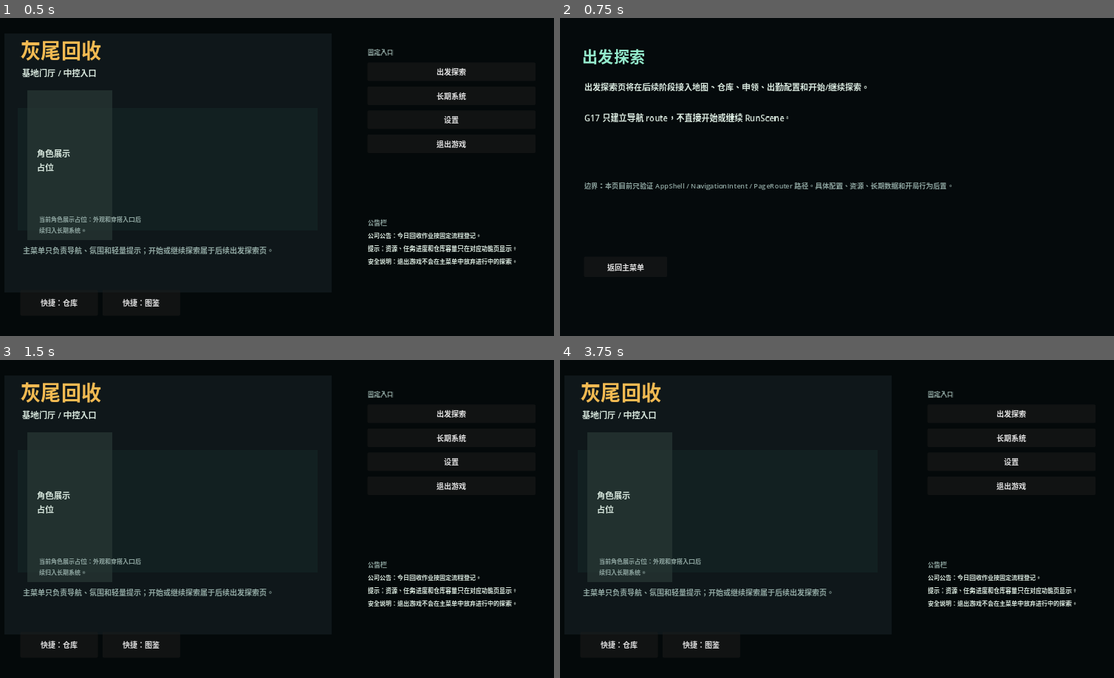
Above: before the commit, frames 1-4 (two rows, left to right).
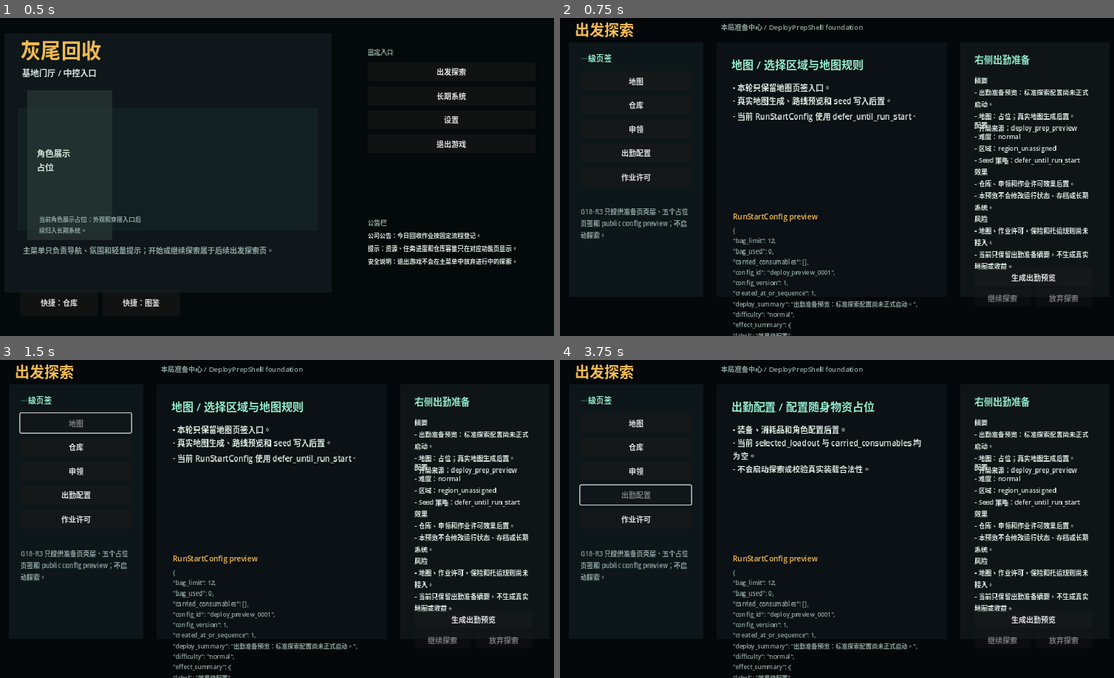
Above: after the commit, the same moments.

Repository: yanoutrageous/Game1
Game: Godot game, scene res://scenes/main/main.tscn
The game is run twice, just before and just after one commit, with the same random seed, the same clock (stepped at 60 frames per second) and the same inputs.
Inputs (mouse positions are in pixels of both pictures, inside the frame that each line leads up to):
- Up to frame 1 (0.5 s): no input
- Up to frame 2 (0.75 s): click "出发探索" at 0.5 s
- Up to frame 3 (1.5 s): click "返回主菜单" (after the commit: "地图") at 1.25 s
- Up to frame 4 (3.75 s): click (637, 445) at 2 s, where only the run after the commit has a clickable "仓库"; click (637, 471) at 2.75 s, where only the run after the commit has a clickable "申领"; click (637, 493) at 3.5 s, where only the run after the commit has a clickable "出勤配置"

Frame 1 is identical in both runs. In frame 2, 9.8% of the frame differs, in the area x 2-96%, y 1-100%; in frame 3, 16%; in frame 4, 16%.

Commit message:
feat(godot): add deploy prep shell foundation

Diff:
--- a/Godot/GraytailGodot/scripts/ui/app_shell/app_shell.gd
+++ b/Godot/GraytailGodot/scripts/ui/app_shell/app_shell.gd
@@ -4,6 +4,7 @@
 const NavigationIntentScript := preload("res://scripts/ui/app_shell/navigation_intent.gd")
 const PageRouterScript := preload("res://scripts/ui/app_shell/page_router.gd")
 const MainMenuShellScript := preload("res://scripts/ui/main_menu/main_menu_shell.gd")
+const DeployPrepShellScript := preload("res://scripts/ui/deploy_prep/deploy_prep_shell.gd")
 
 signal host_route_requested(intent: Dictionary)
 
@@ -20,11 +21,7 @@
 	_clear_children()
 	set_anchors_preset(Control.PRESET_FULL_RECT)
 	_build_main_menu()
-	deploy_page = _build_placeholder_page(
-		"DeployPlaceholderPage",
-		"出发探索",
-		"出发探索页将在后续阶段接入地图、仓库、申领、出勤配置和开始/继续探索。\n\nG17 只建立导航 route，不直接开始或继续 RunScene。"
-	)
+	_build_deploy_prep()
 	long_term_page = _build_placeholder_page(
 		"LongTermPlaceholderPage",
 		"长期系统",
@@ -41,6 +38,8 @@
 
 func apply_snapshot(snapshot: Dictionary) -> void:
 	current_snapshot = snapshot.duplicate(true)
+	if deploy_page != null and deploy_page.has_method("apply_snapshot"):
+		deploy_page.call("apply_snapshot", current_snapshot)
 	_refresh_exit_confirm_text()
 
 
@@ -51,6 +50,8 @@
 
 func show_deploy(_tab_id: StringName = &"overview") -> void:
 	_set_page_visible(deploy_page)
+	if deploy_page != null and deploy_page.has_method("show_tab"):
+		deploy_page.call("show_tab", _tab_id)
 	_hide_exit_confirm()
 
 
@@ -88,6 +89,15 @@
 	add_child(main_menu_shell)
 	main_menu_shell.call("build")
 	main_menu_shell.connect("navigation_intent_requested", _on_navigation_intent_requested)
+
+
+func _build_deploy_prep() -> void:
+	deploy_page = DeployPrepShellScript.new() as Control
+	deploy_page.name = "DeployPrepShell"
+	add_child(deploy_page)
+	deploy_page.call("build")
+	if deploy_page.has_signal("deploy_start_intent_requested"):
+		deploy_page.connect("deploy_start_intent_requested", _on_deploy_start_intent_requested)
 
 
 func _build_placeholder_page(page_name: String, title: String, body: String) -> Control:
@@ -157,6 +167,11 @@
 			show_main()
 
 
+func _on_deploy_start_intent_requested(_intent: Dictionary) -> void:
+	# G18-R3 keeps deploy start as a preview-only public intent.
+	pass
+
+
 func _set_page_visible(active_page: Control) -> void:
 	for page: Control in [main_menu_shell, deploy_page, long_term_page, settings_page]:
 		if page != null:
--- a/Godot/GraytailGodot/scripts/ui/app_shell/navigation_intent.gd
+++ b/Godot/GraytailGodot/scripts/ui/app_shell/navigation_intent.gd
@@ -34,6 +34,18 @@
 	}
 
 
+static func make_deploy(source: StringName = &"unknown", payload: Dictionary = {}) -> Dictionary:
+	var deploy_payload := {
+		"tab": StringName(payload.get("tab", &"map")),
+		"source_page": StringName(payload.get("source_page", source)),
+		"preview_only": bool(payload.get("preview_only", true)),
+	}
+	for key in payload.keys():
+		if not deploy_payload.has(key):
+			deploy_payload[key] = payload[key]
+	return make(TARGET_DEPLOY, source, deploy_payload)
+
+
 static func target(intent: Dictionary) -> StringName:
 	return StringName(intent.get("target", TARGET_MAIN_MENU))
 
--- a/Godot/GraytailGodot/scripts/ui/app_shell/page_router.gd
+++ b/Godot/GraytailGodot/scripts/ui/app_shell/page_router.gd
@@ -4,7 +4,8 @@
 const NavigationIntentScript := preload("res://scripts/ui/app_shell/navigation_intent.gd")
 
 const PAGE_MAIN_MENU := &"main_menu"
-const PAGE_DEPLOY_PLACEHOLDER := &"deploy_placeholder"
+const PAGE_DEPLOY_PREP := &"deploy_prep"
+const PAGE_DEPLOY_PLACEHOLDER := PAGE_DEPLOY_PREP
 const PAGE_LONG_TERM_PLACEHOLDER := &"long_term_placeholder"
 const PAGE_SETTINGS_PLACEHOLDER := &"settings_placeholder"
 const PAGE_EXIT_CONFIRM := &"exit_confirm"
@@ -15,7 +16,7 @@
 	var target: StringName = NavigationIntentScript.target(intent)
 	match target:
 		NavigationIntentScript.TARGET_DEPLOY:
-			return _route(PAGE_DEPLOY_PLACEHOLDER, intent)
+			return _route(PAGE_DEPLOY_PREP, intent)
 		NavigationIntentScript.TARGET_LONG_TERM:
 			return _route(PAGE_LONG_TERM_PLACEHOLDER, intent)
 		NavigationIntentScript.TARGET_SETTINGS:
--- /dev/null
+++ b/Godot/GraytailGodot/scripts/ui/deploy_prep/deploy_config.gd
@@ -0,0 +1,160 @@
+extends RefCounted
+class_name DeployConfig
+
+const CONFIG_VERSION := 1
+const START_MODE_STANDARD_PREVIEW := &"standard_preview"
+const MAP_MODE_PLACEHOLDER := &"map_placeholder"
+const DIFFICULTY_NORMAL := &"normal"
+const REGION_PLACEHOLDER := &"region_unassigned"
+const SEED_POLICY_DEFER := &"defer_until_run_start"
+const RUN_ORIGIN_PREVIEW := &"deploy_prep_preview"
+
+
+static func default_config(sequence: int = 1) -> Dictionary:
+	var config := {
+		"config_id": "deploy_preview_%04d" % max(sequence, 1),
+		"config_version": CONFIG_VERSION,
+		"start_mode": START_MODE_STANDARD_PREVIEW,
+		"map_mode": MAP_MODE_PLACEHOLDER,
+		"difficulty": DIFFICULTY_NORMAL,
+		"region_id": REGION_PLACEHOLDER,
+		"seed_policy": SEED_POLICY_DEFER,
+		"selected_loadout": [],
+		"carried_consumables": [],
+		"enabled_claims": [],
+		"enabled_services": [],
+		"enabled_work_permits": [],
+		"enabled_intel_flags": [],
+		"bag_used": 0,
+		"bag_limit": 12,
+		"risk_summary": {
+			"level": &"pending",
+			"label": "风险待评估",
+			"lines": [
+				"地图、作业许可、保险和托运规则尚未接入。",
+				"当前只保留出勤准备摘要，不生成真实地图或收益。",
+			],
+		},
+		"effect_summary": {
+			"label": "效果待配置",
+			"lines": [
+				"仓库、申领和作业许可效果后置。",
+				"本预览不会修改运行状态、存档或长期系统。",
+			],
+		},
+		"source_page": &"deploy_prep",
+		"created_at_or_sequence": max(sequence, 1),
+		"run_origin": RUN_ORIGIN_PREVIEW,
+		"deploy_summary": "出勤准备预览：标准探索配置尚未正式启动。",
+		"selected_map_summary": "地图：占位；真实地图生成后置。",
+		"selected_difficulty": DIFFICULTY_NORMAL,
+		"selected_permits": [],
+		"selected_services": [],
+		"initial_bag_summary": {
+			"used": 0,
+			"limit": 12,
+			"label": "背包占用 0 / 12；真实仓库装载后置。",
+		},
+		"initial_risk_summary": {},
+		"initial_effect_summary": {},
+		"profile_snapshot_ref": &"placeholder_profile_snapshot",
+		"unlock_snapshot_ref": &"placeholder_unlock_snapshot",
+	}
+	config["initial_risk_summary"] = (config["risk_summary"] as Dictionary).duplicate(true)
+	config["initial_effect_summary"] = (config["effect_summary"] as Dictionary).duplicate(true)
+	config["history_metadata"] = history_metadata_for(config)
+	return config
+
+
+static func build_run_start_config(config: Dictionary) -> Dictionary:
+	var source := config.duplicate(true)
+	return {
+		"config_id": String(source.get("config_id", "")),
+		"config_version": int(source.get("config_version", CONFIG_VERSION)),
+		"start_mode": StringName(source.get("start_mode", START_MODE_STANDARD_PREVIEW)),
+		"map_mode": StringName(source.get("map_mode", MAP_MODE_PLACEHOLDER)),
+		"difficulty": StringName(source.get("difficulty", DIFFICULTY_NORMAL)),
+		"region_id": StringName(source.get("region_id", REGION_PLACEHOLDER)),
+		"seed_policy": StringName(source.get("seed_policy", SEED_POLICY_DEFER)),
+		"selected_loadout": _array_copy(source.get("selected_loadout", [])),
+		"carried_consumables": _array_copy(source.get("carried_consumables", [])),
+		"enabled_claims": _array_copy(source.get("enabled_claims", [])),
+		"enabled_services": _array_copy(source.get("enabled_services", [])),
+		"enabled_work_permits": _array_copy(source.get("enabled_work_permits", [])),
+		"enabled_intel_flags": _array_copy(source.get("enabled_intel_flags", [])),
+		"bag_used": int(source.get("bag_used", 0)),
+		"bag_limit": int(source.get("bag_limit", 12)),
+		"risk_summary": _dictionary_copy(source.get("risk_summary", {})),
+		"effect_summary": _dictionary_copy(source.get("effect_summary", {})),
+		"source_page": StringName(source.get("source_page", &"deploy_prep")),
+		"created_at_or_sequence": source.get("created_at_or_sequence", 1),
+		"run_origin": StringName(source.get("run_origin", RUN_ORIGIN_PREVIEW)),
+		"deploy_summary": String(source.get("deploy_summary", "")),
+		"selected_map_summary": String(source.get("selected_map_summary", "")),
+		"selected_difficulty": StringName(source.get("selected_difficulty", source.get("difficulty", DIFFICULTY_NORMAL))),
+		"selected_permits": _array_copy(source.get("selected_permits", [])),
+		"selected_services": _array_copy(source.get("selected_services", [])),
+		"initial_bag_summary": _dictionary_copy(source.get("initial_bag_summary", {})),
+		"initial_risk_summary": _dictionary_copy(source.get("initial_risk_summary", source.get("risk_summary", {}))),
+		"initial_effect_summary": _dictionary_copy(source.get("initial_effect_summary", source.get("effect_summary", {}))),
+		"history_metadata": history_metadata_for(source),
+		"profile_snapshot_ref": source.get("profile_snapshot_ref", &"placeholder_profile_snapshot"),
+		"unlock_snapshot_ref": source.get("unlock_snapshot_ref", &"placeholder_unlock_snapshot"),
+	}
+
+
+static func build_preview_lines(config: Dictionary) -> Dictionary:
+	var run_start := build_run_start_config(config)
+	return {
+		"summary": [
+			String(run_start.get("deploy_summary", "")),
+			String(run_start.get("selected_map_summary", "")),
+			"开局来源：%s" % String(run_start.get("run_origin", RUN_ORIGIN_PREVIEW)),
+		],
+		"config": [
+			"难度：%s" % String(run_start.get("selected_difficulty", DIFFICULTY_NORMAL)),
+			"区域：%s" % String(run_start.get("region_id", REGION_PLACEHOLDER)),
+			"Seed 策略：%s" % String(run_start.get("seed_policy", SEED_POLICY_DEFER)),
+		],
+		"effect": _summary_lines(run_start.get("effect_summary", {})),
+		"risk": _summary_lines(run_start.get("risk_summary", {})),
+	}
+
+
+static func history_metadata_for(config: Dictionary) -> Dictionary:
+	return {
+		"config_id": String(config.get("config_id", "")),
+		"config_version": int(config.get("config_version", CONFIG_VERSION)),
+		"start_mode": StringName(config.get("start_mode", START_MODE_STANDARD_PREVIEW)),
+		"map_mode": StringName(config.get("map_mode", MAP_MODE_PLACEHOLDER)),
+		"difficulty": StringName(config.get("difficulty", DIFFICULTY_NORMAL)),
+		"region_id": StringName(config.get("region_id", REGION_PLACEHOLDER)),
+		"seed_policy": StringName(config.get("seed_policy", SEED_POLICY_DEFER)),
+		"selected_difficulty": StringName(config.get("selected_difficulty", config.get("difficulty", DIFFICULTY_NORMAL))),
+		"selected_permits": _array_copy(config.get("selected_permits", [])),
+		"selected_services": _array_copy(config.get("selected_services", [])),
+		"initial_bag_summary": _dictionary_copy(config.get("initial_bag_summary", {})),
+		"initial_risk_summary": _dictionary_copy(config.get("initial_risk_summary", config.get("risk_summary", {}))),
+		"initial_effect_summary": _dictionary_copy(config.get("initial_effect_summary", config.get("effect_summary", {}))),
+		"run_origin": StringName(config.get("run_origin", RUN_ORIGIN_PREVIEW)),
+	}
+
+
+static func _summary_lines(summary: Variant) -> Array:
+	if summary is Dictionary:
+		var raw_lines: Variant = (summary as Dictionary).get("lines", [])
+		if raw_lines is Array:
+			return (raw_lines as Array).duplicate(true)
+	return []
+
+
+static func _array_copy(value: Variant) -> Array:
+	if value is Array:
+		return (value as Array).duplicate(true)
+	return []
+
+
+static func _dictionary_copy(value: Variant) -> Dictionary:
+	if value is Dictionary:
+		return (value as Dictionary).duplicate(true)
+	return {}
--- /dev/null
+++ b/Godot/GraytailGodot/scripts/ui/deploy_prep/deploy_prep_model.gd
@@ -0,0 +1,45 @@
+extends RefCounted
+class_name DeployPrepModel
+
+const DeployConfigScript := preload("res://scripts/ui/deploy_prep/deploy_config.gd")
+const DeployTabModelScript := preload("res://scripts/ui/deploy_prep/deploy_tab_model.gd")
+
+
+static func build(snapshot: Dictionary = {}) -> Dictionary:
+	var config := DeployConfigScript.default_config()
+	var run_active := bool(snapshot.get("run_active", false))
+	var preview := DeployConfigScript.build_preview_lines(config)
+	return {
+		"title": "出发探索",
+		"subtitle": "本局准备中心 / DeployPrepShell foundation",
+		"boundary": "G18-R3 只提供准备页壳层、五个占位页签和 public config preview；不启动探索。",
+		"tabs": DeployTabModelScript.build_tabs(),
+		"active_tab": DeployTabModelScript.DEFAULT_TAB,
+		"config": config,
+		"run_start_config": DeployConfigScript.build_run_start_config(config),
+		"preview_lines": preview,
+		"actions": {
+			"start": {
+				"label": "生成出勤预览",
+				"tooltip": "只生成 DeployConfig / RunStartConfig preview，不启动探索。",
+				"disabled": false,
+			},
+			"continue": {
+				"label": "继续探索",
+				"tooltip": "继续探索后置，当前仅预留入口。",
+				"disabled": true,
+				"has_active_run": run_active,
+			},
+			"abandon": {
+				"label": "放弃探索",
+				"tooltip": "放弃探索结算后置，当前不执行。",
+				"disabled": true,
+			},
+		},
+	}
+
+
+static func model_with_tab(model: Dictionary, tab_id: StringName) -> Dictionary:
+	var next_model := model.duplicate(true)
+	next_model["active_tab"] = tab_id
+	return next_model
--- /dev/null
+++ b/Godot/GraytailGodot/scripts/ui/deploy_prep/deploy_prep_shell.gd
@@ -0,0 +1,243 @@
+extends Control
+class_name DeployPrepShell
+
+const NavigationIntentScript := preload("res://scripts/ui/app_shell/navigation_intent.gd")
+const DeployConfigScript := preload("res://scripts/ui/deploy_prep/deploy_config.gd")
+const DeployPrepModelScript := preload("res://scripts/ui/deploy_prep/deploy_prep_model.gd")
+const DeployTabModelScript := preload("res://scripts/ui/deploy_prep/deploy_tab_model.gd")
+
+signal deploy_start_intent_requested(intent: Dictionary)
+
+var current_model: Dictionary = {}
+var current_snapshot: Dictionary = {}
+var tab_buttons: Dictionary = {}
+var tab_title_label: Label
+var tab_body_label: Label
+var summary_label: Label
+var config_label: Label
+var effect_label: Label
+var risk_label: Label
+var preview_label: Label
+
+
+func build(model: Dictionary = {}) -> void:
+	_clear_children()
+	set_anchors_preset(Control.PRESET_FULL_RECT)
+	current_model = model.duplicate(true) if not model.is_empty() else DeployPrepModelScript.build(current_snapshot)
+	_build_backdrop()
+	_build_tab_panel()
+	_build_content_panel()
+	_build_summary_panel()
+	_build_action_panel()
+	_refresh_view()
+
+
+func apply_snapshot(snapshot: Dictionary) -> void:
+	current_snapshot = snapshot.duplicate(true)
+	current_model = DeployPrepModelScript.build(current_snapshot)
+	_refresh_view()
+
+
+func show_tab(tab_id: StringName) -> void:
+	if current_model.is_empty():
+		current_model = DeployPrepModelScript.build(current_snapshot)
+	current_model = DeployPrepModelScript.model_with_tab(current_model, tab_id)
+	_refresh_view()
+
+
+func apply_route_payload(payload: Dictionary) -> void:
+	var tab_id := StringName(payload.get("tab", current_model.get("active_tab", DeployTabModelScript.DEFAULT_TAB)))
+	show_tab(tab_id)
+
+
+func _clear_children() -> void:
+	for child in get_children():
+		remove_child(child)
+		child.queue_free()
+	tab_buttons.clear()
+	tab_title_label = null
+	tab_body_label = null
+	summary_label = null
+	config_label = null
+	effect_label = null
+	risk_label = null
+	preview_label = null
+
+
+func _build_backdrop() -> void:
+	_add_color_rect(self, "DeployPrepBackdrop", Rect2(0, 0, 1280, 720), Color(0.018, 0.034, 0.040, 1.0))
+	_add_color_rect(self, "DeployPrepLeftPanel", Rect2(52, 84, 290, 552), Color(0.055, 0.090, 0.100, 0.96))
+	_add_color_rect(self, "DeployPrepCenterPanel", Rect2(372, 84, 498, 552), Color(0.044, 0.070, 0.080, 0.95))
+	_add_color_rect(self, "DeployPrepSummaryPanel", Rect2(900, 84, 322, 552), Color(0.060, 0.085, 0.094, 0.97))
+	_add_label(self, "DeployPrepTitle", Rect2(64, 30, 520, 42), String(current_model.get("title", "出发探索")), 32, PresentationTheme.color_for_key(&"ui.warning"))
+	_add_label(self, "DeployPrepSubtitle", Rect2(380, 38, 620, 34), String(current_model.get("subtitle", "")), 15, PresentationTheme.color_for_key(&"ui.muted"))
+
+
+func _build_tab_panel() -> void:
+	_add_label(self, "DeployTabsHeading", Rect2(76, 104, 230, 28), "一级页签", 17, PresentationTheme.color_for_key(&"ui.accent"))
+	var y := 146.0
+	for raw_tab in _array_from(current_model, "tabs"):
+		if raw_tab is Dictionary:
+			var tab := raw_tab as Dictionary
+			var tab_id := StringName(tab.get("id", DeployTabModelScript.DEFAULT_TAB))
+			var button := Button.new()
+			button.name = "DeployTab_%s" % String(tab_id)
+			button.text = String(tab.get("label", tab_id))
+			button.tooltip_text = String(tab.get("subtitle", ""))
+			button.offset_left = 76.0
+			button.offset_top = y
+			button.offset_right = 316.0
+			button.offset_bottom = y + 42.0
+			button.pressed.connect(func() -> void: show_tab(tab_id))
+			add_child(button)
+			tab_buttons[tab_id] = button
+			y += 52.0
+	_add_label(self, "DeployBoundary", Rect2(76, 438, 236, 142), String(current_model.get("boundary", "")), 14, PresentationTheme.color_for_key(&"ui.muted"))
+
+
+func _build_content_panel() -> void:
+	tab_title_label = _add_label(self, "DeployTabTitle", Rect2(404, 112, 416, 36), "", 24, PresentationTheme.color_for_key(&"ui.accent"))
+	tab_body_label = _add_label(self, "DeployTabBody", Rect2(406, 168, 414, 254), "", 17, PresentationTheme.text_color())
+	_add_label(self, "DeployConfigPreviewHeading", Rect2(406, 450, 390, 24), "RunStartConfig preview", 16, PresentationTheme.color_for_key(&"ui.warning"))
+	preview_label = _add_label(self, "DeployConfigPreview", Rect2(406, 482, 420, 116), "", 13, PresentationTheme.color_for_key(&"ui.muted"))
+
+
+func _build_summary_panel() -> void:
+	_add_label(self, "DeploySummaryHeading", Rect2(930, 106, 240, 30), "右侧出勤准备", 20, PresentationTheme.color_for_key(&"ui.accent"))
+	summary_label = _add_label(self, "DeploySummaryText", Rect2(930, 154, 250, 82), "", 14, PresentationTheme.text_color())
+	config_label = _add_label(self, "DeployConfigText", Rect2(930, 250, 250, 88), "", 14, PresentationTheme.text_color())
+	effect_label = _add_label(self, "DeployEffectText", Rect2(930, 352, 250, 88), "", 14, PresentationTheme.text_color())
+	risk_label = _add_label(self, "DeployRiskText", Rect2(930, 454, 250, 104), "", 14, PresentationTheme.text_color())
+
+
+func _build_action_panel() -> void:
+	var start_action := _action("start")
+	var start_button := _add_button(self, "DeployStartPreviewButton", Rect2(930, 574, 254, 38), String(start_action.get("label", "生成出勤预览")), _on_start_preview_pressed)
+	start_button.tooltip_text = String(start_action.get("tooltip", ""))
+	var continue_button := _add_button(self, "DeployContinuePlaceholderButton", Rect2(930, 620, 122, 36), "继续探索", _on_placeholder_action_pressed)
+	continue_button.disabled = true
+	continue_button.tooltip_text = "继续探索后置，当前仅预留入口。"
+	var abandon_button := _add_button(self, "DeployAbandonPlaceholderButton", Rect2(1062, 620, 122, 36), "放弃探索", _on_placeholder_action_pressed)
+	abandon_button.disabled = true
+	abandon_button.tooltip_text = "放弃探索结算后置，当前不执行。"
+
+
+func _refresh_view() -> void:
+	if current_model.is_empty() or tab_title_label == null:
+		return
+	var active_tab := StringName(current_model.get("active_tab", DeployTabModelScript.DEFAULT_TAB))
+	var tab := DeployTabModelScript.find_tab(active_tab)
+	for tab_id in tab_buttons.keys():
+		var button := tab_buttons[tab_id] as Button
+		if button != null:
+			button.disabled = StringName(tab_id) == active_tab
+	tab_title_label.text = "%s / %s" % [String(tab.get("label", active_tab)), String(tab.get("subtitle", ""))]
+	tab_body_label.text = _lines_text(_array_from(tab, "lines"))
+	var preview := _preview()
+	summary_label.text = _section_text("摘要", _array_from(preview, "summary"))
+	config_label.text = _section_text("配置", _array_from(preview, "config"))
+	effect_label.text = _section_text("效果", _array_from(preview, "effect"))
+	risk_label.text = _section_text("风险", _array_from(preview, "risk"))
+	preview_label.text = JSON.stringify(DeployConfigScript.build_run_start_config(_config()), "\t")
+
+
+func _on_start_preview_pressed() -> void:
+	var config := _config()
+	current_model["run_start_config"] = DeployConfigScript.build_run_start_config(config)
+	current_model["preview_lines"] = DeployConfigScript.build_preview_lines(config)
+	_refresh_view()
+	var intent := NavigationIntentScript.make_deploy(
+		&"deploy_prep",
+		{
+			"preview_only": true,
+			"deploy_start_intent": true,
+			"config": current_model.get("run_start_config", {}),
+		}
+	)
+	deploy_start_intent_requested.emit(intent)
+
+
+func _on_placeholder_action_pressed() -> void:
+	pass
+
+
+func _config() -> Dictionary:
+	var raw: Variant = current_model.get("config", {})
+	if raw is Dictionary:
+		return (raw as Dictionary).duplicate(true)
+	return DeployConfigScript.default_config()
+
+
+func _preview() -> Dictionary:
+	var raw: Variant = current_model.get("preview_lines", {})
+	if raw is Dictionary:
+		return (raw as Dictionary).duplicate(true)
+	return DeployConfigScript.build_preview_lines(_config())
+
+
+func _action(action_id: String) -> Dictionary:
+	var actions: Variant = current_model.get("actions", {})
+	if actions is Dictionary:
+		var action: Variant = (actions as Dictionary).get(action_id, {})
+		if action is Dictionary:
+			return action as Dictionary
+	return {}
+
+
+func _section_text(title: String, lines: Array) -> String:
+	return "%s\n%s" % [title, _lines_text(lines)]
+
+
+func _lines_text(lines: Array) -> String:
+	var parts := []
+	for line in lines:
+		parts.append("- %s" % String(line))
+	return "\n".join(parts)
+
+
+func _array_from(source: Dictionary, key: String) -> Array:
+	var raw: Variant = source.get(key, [])
+	if raw is Array:
+		return (raw as Array).duplicate(true)
+	return []
+
+
+func _add_button(parent: Control, node_name: String, rect: Rect2, text: String, callback: Callable) -> Button:
+	var button := Button.new()
+	button.name = node_name
+	button.text = text
+	button.offset_left = rect.position.x
+	button.offset_top = rect.position.y
+	button.offset_right = rect.position.x + rect.size.x
+	button.offset_bottom = rect.position.y + rect.size.y
+	button.pressed.connect(callback)
+	parent.add_child(button)
+	return button
+
+
+func _add_label(parent: Control, node_name: String, rect: Rect2, text: String, font_size: int, color: Color) -> Label:
+	var label := Label.new()
+	label.name = node_name
+	label.text = text
+	label.offset_left = rect.position.x
+	label.offset_top = rect.position.y
+	label.offset_right = rect.position.x + rect.size.x
+	label.offset_bottom = rect.position.y + rect.size.y
+	label.autowrap_mode = TextServer.AUTOWRAP_WORD_SMART
+	label.add_theme_color_override("font_color", color)
+	label.add_theme_font_size_override("font_size", font_size)
+	parent.add_child(label)
+	return label
+
+
+func _add_color_rect(parent: Control, node_name: String, rect: Rect2, color: Color) -> ColorRect:
+	var color_rect := ColorRect.new()
+	color_rect.name = node_name
+	color_rect.color = color
+	color_rect.offset_left = rect.position.x
+	color_rect.offset_top = rect.position.y
+	color_rect.offset_right = rect.position.x + rect.size.x
+	color_rect.offset_bottom = rect.position.y + rect.size.y
+	color_rect.mouse_filter = Control.MOUSE_FILTER_IGNORE
+	parent.add_child(color_rect)
+	return color_rect
--- /dev/null
+++ b/Godot/GraytailGodot/scripts/ui/deploy_prep/deploy_tab_model.gd
@@ -0,0 +1,59 @@
+extends RefCounted
+class_name DeployTabModel
+
+const TAB_MAP := &"map"
+const TAB_WAREHOUSE := &"warehouse"
+const TAB_CLAIM := &"claim"
+const TAB_LOADOUT := &"loadout"
+const TAB_PERMIT := &"permit"
+
+const DEFAULT_TAB := TAB_MAP
+
+
+static func build_tabs() -> Array:
+	return [
+		_tab(TAB_MAP, "地图", "选择区域与地图规则", [
+			"本轮只保留地图页签入口。",
+			"真实地图生成、路线预览和 seed 写入后置。",
+			"当前 RunStartConfig 使用 defer_until_run_start。",
+		]),
+		_tab(TAB_WAREHOUSE, "仓库", "查看可携带物资占位", [
+			"仓库实例、容量规则和拖拽装载后置。",
+			"当前背包预览固定为 0 / 12。",
+			"不会读取或写入真实仓库数据。",
+		]),
+		_tab(TAB_CLAIM, "申领", "申领补给与服务占位", [
+			"申领经济、价格、库存和领取记录后置。",
+			"当前 enabled_claims 为空数组。",
+			"不会产生资源或交易。",
+		]),
+		_tab(TAB_LOADOUT, "出勤配置", "配置随身物资占位", [
+			"装备、消耗品和角色配置后置。",
+			"当前 selected_loadout 与 carried_consumables 均为空。",
+			"不会启动探索或校验真实装载合法性。",
+		]),
+		_tab(TAB_PERMIT, "作业许可", "许可与风险提示占位", [
+			"作业许可、保险、托运和情报标记规则后置。",
+			"当前 selected_permits 与 selected_services 均为空。",
+			"风险只显示占位说明。",
+		]),
+	]
+
+
+static func find_tab(tab_id: StringName) -> Dictionary:
+	var tabs := build_tabs()
+	for raw_tab in tabs:
+		var tab := raw_tab as Dictionary
+		if StringName(tab.get("id", DEFAULT_TAB)) == tab_id:
+			return tab.duplicate(true)
+	return (tabs[0] as Dictionary).duplicate(true)
+
+
+static func _tab(tab_id: StringName, label: String, subtitle: String, lines: Array) -> Dictionary:
+	return {
+		"id": tab_id,
+		"label": label,
+		"subtitle": subtitle,
+		"lines": lines.duplicate(true),
+		"disabled": false,
+	}
Not shown, changed: Godot/GraytailGodot/docs/GODOT_CURRENT_STATUS.md
Not shown, changed: Godot/GraytailGodot/docs/MANUAL_PLAYTEST_GUIDE.md
Not shown, changed: docs/DOCS_INDEX.md
Not shown, changed: docs/ENGINEERING_STATUS.md
Not shown, changed: docs/MILESTONES.md
Not shown, changed: docs/NEXT_HANDOFF.md
Not shown, changed: docs/PROJECT_BASELINE.md
Not shown, added: docs/validation/G18_DEPLOY_PREP_FOUNDATION_VALIDATION.md
